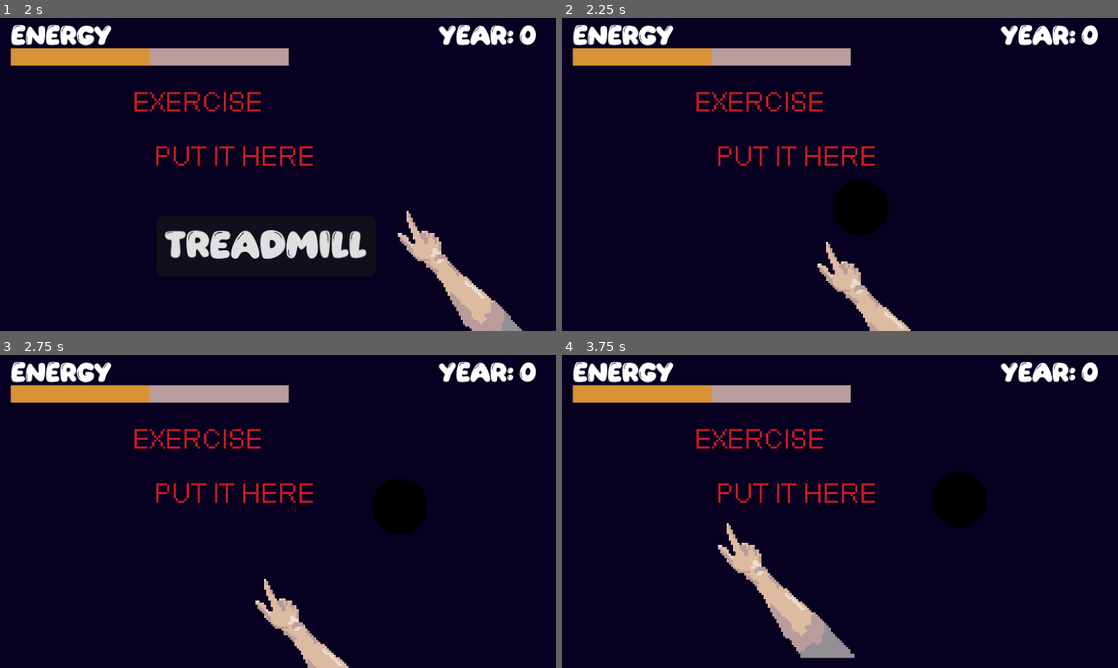
Above: before the commit, frames 1-4 (two rows, left to right).
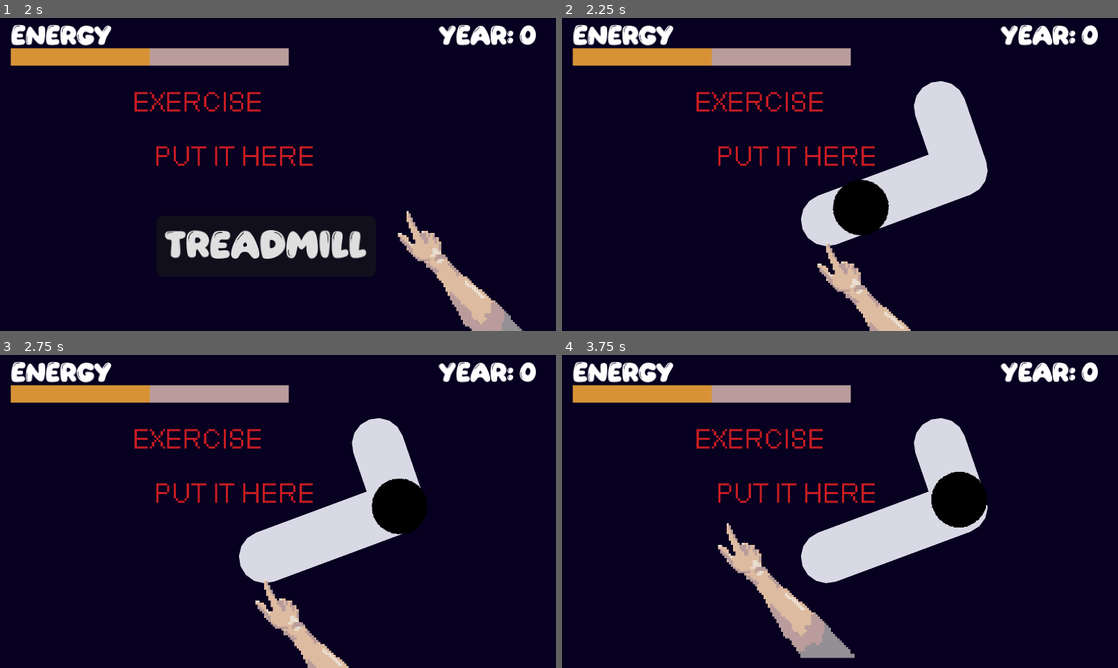
Above: after the commit, the same moments.

Repository: KatLuvsYa3/Geaux_Hackathon_Godot
Game: Godot game, scene res://scenes/game/start_screen.tscn
Two runs of this game, one before a commit and one after it. Both use one fixed random seed, a clock stepped at 60 frames per second and the inputs below.
Inputs (mouse positions are in pixels of both pictures, inside the frame that each line leads up to):
- Up to frame 1 (2 s): click "Start" at 0.5 s; click (405, 215) at 1.25 s
- Up to frame 2 (2.25 s): click "Treadmill" at 2 s
- Up to frame 3 (2.75 s): no input
- Up to frame 4 (3.75 s): move the mouse to (962, 505) at 2.77 s; hold D (move_right) 2.78-3.53 s; hold K 2.78-3.53 s; click (962, 505) at 2.92 s; move the mouse to (728, 527) at 3.52 s; hold S (move_down) from 3.53 s (still down); tap K at 3.6 s

Frame 1 is identical in both runs. In frame 2, 6.1% of the frame differs, in the area x 43-77%, y 20-73%; in frame 3, 6.1%, in the area x 43-76%, y 20-73%; in frame 4, 6.1%.

Commit message:
added tracks behind circle in treadmill

Diff:
--- a/scenes/game/treadmill.tscn
+++ b/scenes/game/treadmill.tscn
@@ -3,6 +3,7 @@
 [ext_resource type="Script" uid="uid://bnbm4weayr4yo" path="res://scripts/treadmill.gd" id="1_4qocw"]
 [ext_resource type="Texture2D" uid="uid://cg4gx6km6cs2e" path="res://assets/Sprites/circle.png" id="2_bgtwv"]
 [ext_resource type="Script" uid="uid://d4bgo44vydmb1" path="res://scripts/treadmill_collision.gd" id="2_p78m7"]
+[ext_resource type="Script" uid="uid://h06tsepxwgqr" path="res://scripts/tracks.gd" id="2_y7s2j"]
 [ext_resource type="Texture2D" uid="uid://doknnibynak56" path="res://assets/Sprites/TEMPexercise.png" id="3_t6w8w"]
 
 [sub_resource type="Curve2D" id="Curve2D_p78m7"]
@@ -36,6 +37,7 @@
 script = ExtResource("1_4qocw")
 
 [node name="Paths" type="Node2D" parent="." unique_id=1683773954]
+script = ExtResource("2_y7s2j")
 
 [node name="Path2D" type="Path2D" parent="Paths" unique_id=919508422]
 curve = SubResource("Curve2D_p78m7")
--- /dev/null
+++ b/scripts/tracks.gd
@@ -0,0 +1,27 @@
+extends Node2D
+
+@export var track_width: float = 24.0
+@export var track_color: Color = Color(0.85, 0.85, 0.9)
+
+
+func create_track(path: Path2D):
+	if path.curve == null:
+		return
+
+	var track = Line2D.new()
+	track.name = "SliderTrack"
+
+	#drawing track
+	track.points = path.curve.get_baked_points()
+
+	#appearance
+	track.width = track_width
+	track.default_color = track_color
+	track.joint_mode = Line2D.LINE_JOINT_ROUND
+	track.begin_cap_mode = Line2D.LINE_CAP_ROUND
+	track.end_cap_mode = Line2D.LINE_CAP_ROUND
+
+	# makes slider behind circle
+	track.z_index = -1
+
+	path.add_child(track)
--- a/scripts/treadmill.gd
+++ b/scripts/treadmill.gd
@@ -1,5 +1,6 @@
 extends Node2D
 
+@onready var tracksObject = $Paths
 @onready var paths = $Paths.get_children()
 @onready var character = $Character
 
@@ -9,5 +10,9 @@
 	character.reparent(random_path)
 	character.progress = 0.0
 
+	for path in paths:
+		if path.get_child_count() > 0:
+			tracksObject.create_track(path)
+
 func _process(delta):
 	character.progress += 100.0 * delta
Not shown, added: scripts/tracks.gd.uid
